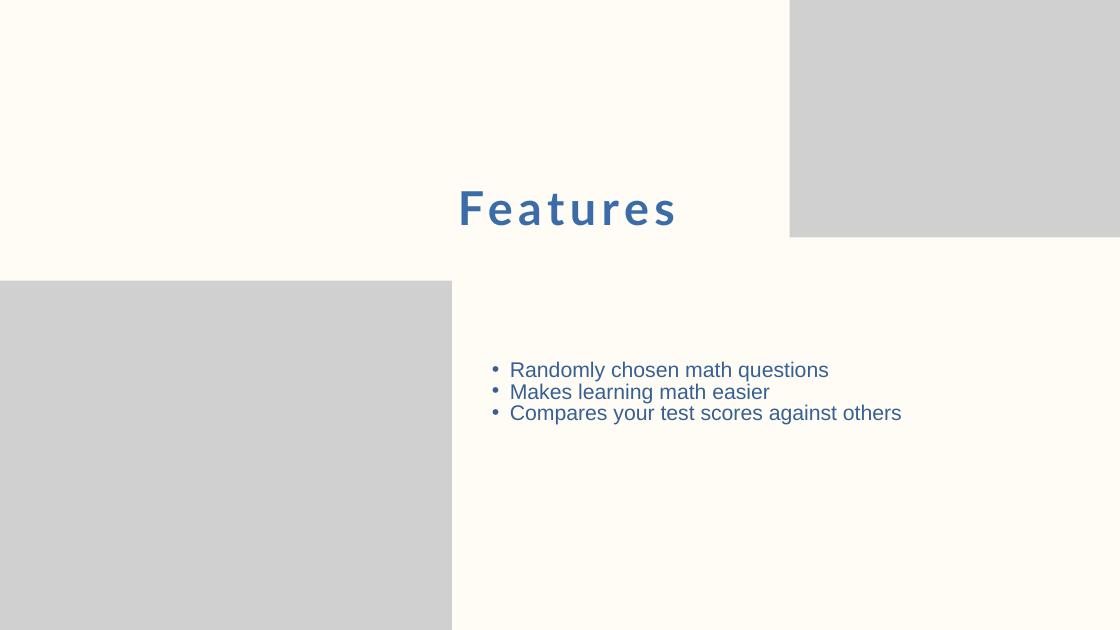
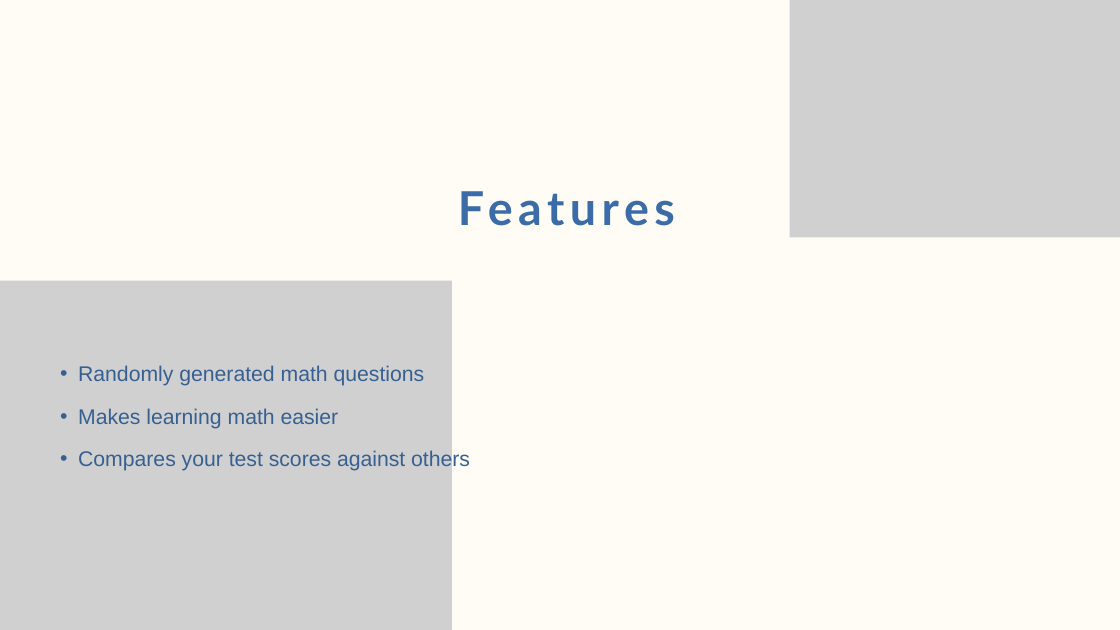
Before and after one commit to DimitarNyagalov/Knowledge-Engine, a slide deck: slide 2 of KnowedgeEngine-presentation.pptx (slide 3 before the commit). Drawn at 1120x630 pixels with LibreOffice and Linux fonts; fonts in the diff are those of the drawing; grey boxes stand for pictures. Boxes give left, top, right and bottom in pixels: in the first picture for what was removed or moved away, otherwise in the second. Text is boxed around its words. In the diff, an @@ line names an element or a change of style, - is before the commit and + after.

Commit message:
Update presentation

```diff
--- a/KnowedgeEngine-presentation.pptx
+++ b/KnowedgeEngine-presentation.pptx
@@ text "Randomly generated math questions": place and size @@
-text "Randomly generated math questions" at box(510, 361, 902, 425)
+text "Randomly generated math questions" at box(78, 365, 470, 472)
@@ text at box(78, 365, 425, 386): text changed @@
-  • Randomly chosen math questions
+  • Randomly generated math questions
```
Also in this commit, not shown: 1 other slide changed, 1 slide added, 1 slide removed.
